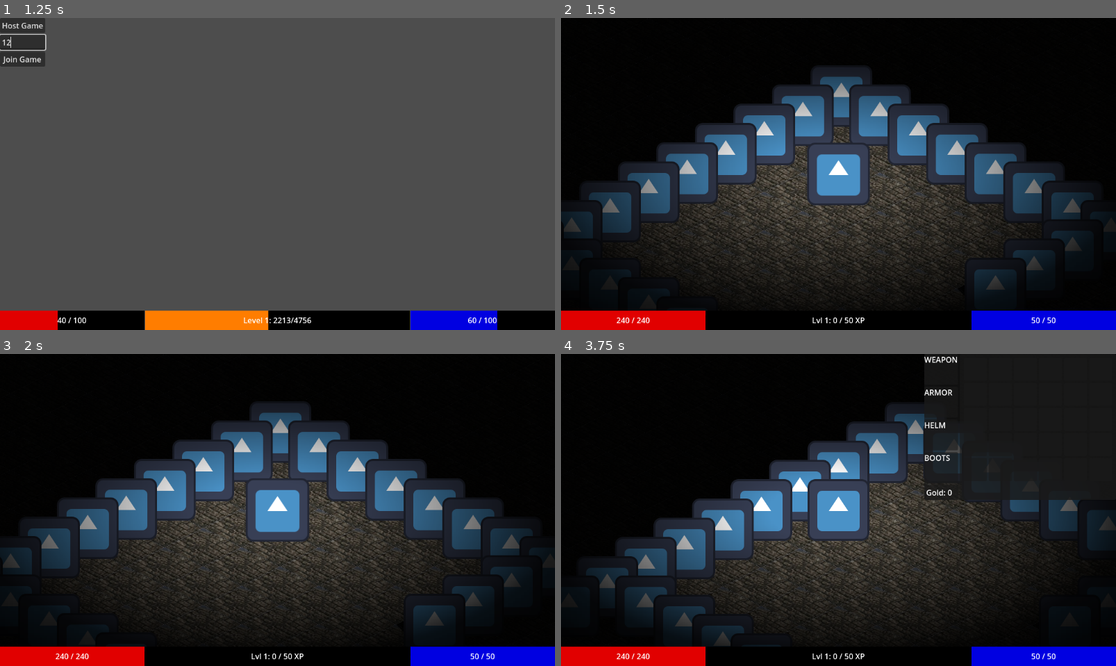
Above: before the commit, frames 1-4 (two rows, left to right).
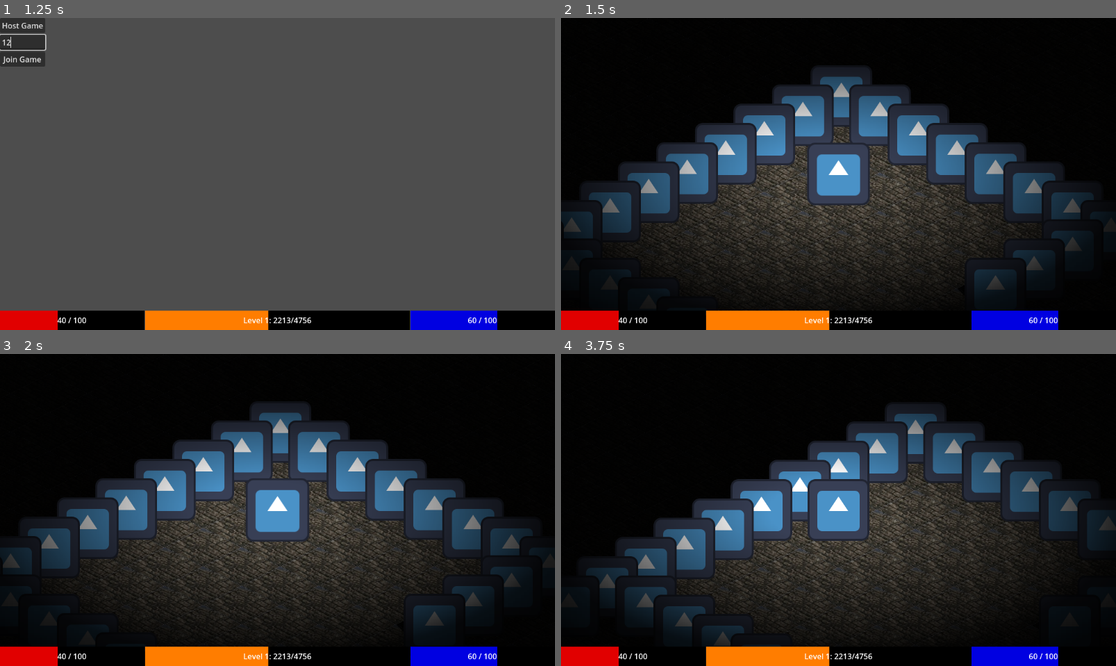
Above: after the commit, the same moments.

Repository: PietPadda/Godot_2D_ARPG
Game: Godot game, scene res://scenes/world/world.tscn
Same seed, same stepped clock (60 frames per second), same inputs: the game is played once before the commit and once after it. The engine's default icon, where the game draws it, is replaced by a stand-in: a white triangle on a blue panel in a dark square.
Inputs (mouse positions are in pixels of both pictures, inside the frame that each line leads up to):
- Up to frame 1 (1.25 s): click (22, 42) at 0.52 s; type "12" at 0.6 s
- Up to frame 2 (1.5 s): click "Host Game" at 1.25 s
- Up to frame 3 (2 s): no input
- Up to frame 4 (3.75 s): tap Enter at 2 s; move the mouse to (960, 494) at 2.02 s; tap E (interact) at 2.1 s; click (960, 494) at 2.17 s; tap F2 (debug_respawn_enemies) at 2.75, 3.5 s; move the mouse to (727, 525) at 2.77 s; click (727, 525) at 2.85 s; move the mouse to (894, 441) at 3.52 s; tap I (toggle_character_sheet) at 3.6 s; click (894, 441) at 3.67 s

Frame 1 is identical in both runs. In frame 2, 3.2% of the frame differs, in the area x 10-100%, y 93-100%; in frame 3, 3.2%; in frame 4, 6.2%, in the area x 10-100%, y 0-100%.
Error after the commit: Parse Error: Identifier "shop_paneiil" not declared in the current scope. (res://scripts/ui/hud.gd:72)

Commit message:
fix(ui): refactor shop panel to use layout system and redraw on open

Diff:
--- /dev/null
+++ b/data/items/armor/cape.tres
@@ -0,0 +1,25 @@
+[gd_resource type="Resource" script_class="ItemData" load_steps=6 format=3 uid="uid://dscdrp7glyvl0"]
+
+[ext_resource type="Script" uid="uid://dsidci2l4yr4r" path="res://data/items/item_data.gd" id="1_e5tyg"]
+[ext_resource type="Script" uid="uid://cw6u7dqyn8n7w" path="res://data/items/stat_modifier.gd" id="2_y8cgl"]
+[ext_resource type="Texture2D" uid="uid://d2yxq2tmke8fh" path="res://assets/items/armor/d1_cape.png" id="3_e5tyg"]
+
+[sub_resource type="Resource" id="Resource_44ecn"]
+script = ExtResource("2_y8cgl")
+stat = 3
+value = 10.0
+metadata/_custom_type_script = "uid://cw6u7dqyn8n7w"
+
+[sub_resource type="Resource" id="Resource_qn6wu"]
+script = ExtResource("2_y8cgl")
+stat = 4
+value = 10.0
+metadata/_custom_type_script = "uid://cw6u7dqyn8n7w"
+
+[resource]
+script = ExtResource("1_e5tyg")
+item_name = "Cape"
+texture = ExtResource("3_e5tyg")
+equipment_slot = 2
+stat_modifiers = Array[ExtResource("2_y8cgl")]([SubResource("Resource_44ecn"), SubResource("Resource_qn6wu")])
+metadata/_custom_type_script = "uid://dsidci2l4yr4r"
--- a/data/items/armor/cloak.tres
+++ b/data/items/armor/cloak.tres
@@ -7,13 +7,13 @@
 [sub_resource type="Resource" id="Resource_44ecn"]
 script = ExtResource("2_y74xf")
 stat = 3
-value = 25.0
+value = 15.0
 metadata/_custom_type_script = "uid://cw6u7dqyn8n7w"
 
 [sub_resource type="Resource" id="Resource_qn6wu"]
 script = ExtResource("2_y74xf")
 stat = 4
-value = 25.0
+value = 15.0
 metadata/_custom_type_script = "uid://cw6u7dqyn8n7w"
 
 [resource]
--- a/data/items/armor/leather_armor.tres
+++ b/data/items/armor/leather_armor.tres
@@ -7,13 +7,13 @@
 [sub_resource type="Resource" id="Resource_44ecn"]
 script = ExtResource("2_m2tec")
 stat = 3
-value = 40.0
+value = 30.0
 metadata/_custom_type_script = "uid://cw6u7dqyn8n7w"
 
 [sub_resource type="Resource" id="Resource_qn6wu"]
 script = ExtResource("2_m2tec")
 stat = 4
-value = 40.0
+value = 30.0
 metadata/_custom_type_script = "uid://cw6u7dqyn8n7w"
 
 [resource]
--- /dev/null
+++ b/data/items/armor/quilted_armor.tres
@@ -0,0 +1,25 @@
+[gd_resource type="Resource" script_class="ItemData" load_steps=6 format=3 uid="uid://dma713n42cocs"]
+
+[ext_resource type="Script" uid="uid://dsidci2l4yr4r" path="res://data/items/item_data.gd" id="1_gkh2m"]
+[ext_resource type="Script" uid="uid://cw6u7dqyn8n7w" path="res://data/items/stat_modifier.gd" id="2_uxfpl"]
+[ext_resource type="Texture2D" uid="uid://ds0uhmj1k2yo0" path="res://assets/items/armor/d1_quilted_armor.png" id="3_gkh2m"]
+
+[sub_resource type="Resource" id="Resource_44ecn"]
+script = ExtResource("2_uxfpl")
+stat = 3
+value = 25.0
+metadata/_custom_type_script = "uid://cw6u7dqyn8n7w"
+
+[sub_resource type="Resource" id="Resource_qn6wu"]
+script = ExtResource("2_uxfpl")
+stat = 4
+value = 25.0
+metadata/_custom_type_script = "uid://cw6u7dqyn8n7w"
+
+[resource]
+script = ExtResource("1_gkh2m")
+item_name = "Quilted Armor"
+texture = ExtResource("3_gkh2m")
+equipment_slot = 2
+stat_modifiers = Array[ExtResource("2_uxfpl")]([SubResource("Resource_44ecn"), SubResource("Resource_qn6wu")])
+metadata/_custom_type_script = "uid://dsidci2l4yr4r"
--- a/data/items/armor/rags.tres
+++ b/data/items/armor/rags.tres
@@ -7,13 +7,13 @@
 [sub_resource type="Resource" id="Resource_44ecn"]
 script = ExtResource("2_qe101")
 stat = 3
-value = 10.0
+value = 5.0
 metadata/_custom_type_script = "uid://cw6u7dqyn8n7w"
 
 [sub_resource type="Resource" id="Resource_qn6wu"]
 script = ExtResource("2_qe101")
 stat = 4
-value = 10.0
+value = 5.0
 metadata/_custom_type_script = "uid://cw6u7dqyn8n7w"
 
 [resource]
--- /dev/null
+++ b/data/items/armor/robe.tres
@@ -0,0 +1,25 @@
+[gd_resource type="Resource" script_class="ItemData" load_steps=6 format=3 uid="uid://ppbatjcyotcx"]
+
+[ext_resource type="Script" uid="uid://dsidci2l4yr4r" path="res://data/items/item_data.gd" id="1_2b0gu"]
+[ext_resource type="Script" uid="uid://cw6u7dqyn8n7w" path="res://data/items/stat_modifier.gd" id="2_8h4jk"]
+[ext_resource type="Texture2D" uid="uid://cd5y2cdyicgmy" path="res://assets/items/armor/d1_robe.png" id="3_2b0gu"]
+
+[sub_resource type="Resource" id="Resource_44ecn"]
+script = ExtResource("2_8h4jk")
+stat = 3
+value = 20.0
+metadata/_custom_type_script = "uid://cw6u7dqyn8n7w"
+
+[sub_resource type="Resource" id="Resource_qn6wu"]
+script = ExtResource("2_8h4jk")
+stat = 4
+value = 20.0
+metadata/_custom_type_script = "uid://cw6u7dqyn8n7w"
+
+[resource]
+script = ExtResource("1_2b0gu")
+item_name = "Robe"
+texture = ExtResource("3_2b0gu")
+equipment_slot = 2
+stat_modifiers = Array[ExtResource("2_8h4jk")]([SubResource("Resource_44ecn"), SubResource("Resource_qn6wu")])
+metadata/_custom_type_script = "uid://dsidci2l4yr4r"
--- a/data/items/boots/chain_boots.tres
+++ b/data/items/boots/chain_boots.tres
@@ -2,12 +2,12 @@
 
 [ext_resource type="Script" uid="uid://dsidci2l4yr4r" path="res://data/items/item_data.gd" id="1_drt5l"]
 [ext_resource type="Script" uid="uid://cw6u7dqyn8n7w" path="res://data/items/stat_modifier.gd" id="2_6iucp"]
-[ext_resource type="Texture2D" uid="uid://d4j6872ku8fon" path="res://assets/items/boots/d2_chain_boots.png" id="3_drt5l"]
+[ext_resource type="Texture2D" uid="uid://dhumdxaqnh61l" path="res://assets/items/boots/d2_greaves.png" id="3_drt5l"]
 
 [sub_resource type="Resource" id="Resource_6o8e6"]
 script = ExtResource("2_6iucp")
 stat = 2
-value = 150.0
+value = 250.0
 metadata/_custom_type_script = "uid://cw6u7dqyn8n7w"
 
 [sub_resource type="Resource" id="Resource_rrjcu"]
@@ -18,7 +18,7 @@
 
 [resource]
 script = ExtResource("1_drt5l")
-item_name = "Chain Boots"
+item_name = "Greaves"
 texture = ExtResource("3_drt5l")
 equipment_slot = 4
 stat_modifiers = Array[ExtResource("2_6iucp")]([SubResource("Resource_6o8e6"), SubResource("Resource_rrjcu")])
--- /dev/null
+++ b/data/items/boots/greaves.tres
@@ -0,0 +1,25 @@
+[gd_resource type="Resource" script_class="ItemData" load_steps=6 format=3 uid="uid://bi4j7t2xr6n1b"]
+
+[ext_resource type="Script" uid="uid://dsidci2l4yr4r" path="res://data/items/item_data.gd" id="1_k15mg"]
+[ext_resource type="Script" uid="uid://cw6u7dqyn8n7w" path="res://data/items/stat_modifier.gd" id="2_1i5m0"]
+[ext_resource type="Texture2D" uid="uid://d4j6872ku8fon" path="res://assets/items/boots/d2_chain_boots.png" id="3_1i7dh"]
+
+[sub_resource type="Resource" id="Resource_6o8e6"]
+script = ExtResource("2_1i5m0")
+stat = 2
+value = 150.0
+metadata/_custom_type_script = "uid://cw6u7dqyn8n7w"
+
+[sub_resource type="Resource" id="Resource_rrjcu"]
+script = ExtResource("2_1i5m0")
+stat = 3
+value = 30.0
+metadata/_custom_type_script = "uid://cw6u7dqyn8n7w"
+
+[resource]
+script = ExtResource("1_k15mg")
+item_name = "Chain Boots"
+texture = ExtResource("3_1i7dh")
+equipment_slot = 4
+stat_modifiers = Array[ExtResource("2_1i5m0")]([SubResource("Resource_6o8e6"), SubResource("Resource_rrjcu")])
+metadata/_custom_type_script = "uid://dsidci2l4yr4r"
--- a/data/items/boots/heavy_boots.tres
+++ b/data/items/boots/heavy_boots.tres
@@ -13,7 +13,7 @@
 [sub_resource type="Resource" id="Resource_rrjcu"]
 script = ExtResource("2_dmad4")
 stat = 3
-value = 25.0
+value = 20.0
 metadata/_custom_type_script = "uid://cw6u7dqyn8n7w"
 
 [resource]
--- /dev/null
+++ b/data/items/boots/light_plated_boots.tres
@@ -0,0 +1,25 @@
+[gd_resource type="Resource" script_class="ItemData" load_steps=6 format=3 uid="uid://ba2ghrmgrg1u4"]
+
+[ext_resource type="Script" uid="uid://dsidci2l4yr4r" path="res://data/items/item_data.gd" id="1_fd1p6"]
+[ext_resource type="Script" uid="uid://cw6u7dqyn8n7w" path="res://data/items/stat_modifier.gd" id="2_al3td"]
+[ext_resource type="Texture2D" uid="uid://d4j6872ku8fon" path="res://assets/items/boots/d2_chain_boots.png" id="3_ltiea"]
+
+[sub_resource type="Resource" id="Resource_6o8e6"]
+script = ExtResource("2_al3td")
+stat = 2
+value = 150.0
+metadata/_custom_type_script = "uid://cw6u7dqyn8n7w"
+
+[sub_resource type="Resource" id="Resource_rrjcu"]
+script = ExtResource("2_al3td")
+stat = 3
+value = 30.0
+metadata/_custom_type_script = "uid://cw6u7dqyn8n7w"
+
+[resource]
+script = ExtResource("1_fd1p6")
+item_name = "Chain Boots"
+texture = ExtResource("3_ltiea")
+equipment_slot = 4
+stat_modifiers = Array[ExtResource("2_al3td")]([SubResource("Resource_6o8e6"), SubResource("Resource_rrjcu")])
+metadata/_custom_type_script = "uid://dsidci2l4yr4r"
--- /dev/null
+++ b/data/items/helm/full_helm.tres
@@ -0,0 +1,25 @@
+[gd_resource type="Resource" script_class="ItemData" load_steps=6 format=3 uid="uid://b6chkvcudo8im"]
+
+[ext_resource type="Script" uid="uid://dsidci2l4yr4r" path="res://data/items/item_data.gd" id="1_84il1"]
+[ext_resource type="Script" uid="uid://cw6u7dqyn8n7w" path="res://data/items/stat_modifier.gd" id="2_ch0l3"]
+[ext_resource type="Texture2D" uid="uid://ba3m014e8fxxx" path="res://assets/items/helms/d1_full_helm.png" id="3_84il1"]
+
+[sub_resource type="Resource" id="Resource_fsek8"]
+script = ExtResource("2_ch0l3")
+stat = 3
+value = 40.0
+metadata/_custom_type_script = "uid://cw6u7dqyn8n7w"
+
+[sub_resource type="Resource" id="Resource_v6o08"]
+script = ExtResource("2_ch0l3")
+stat = 4
+value = 40.0
+metadata/_custom_type_script = "uid://cw6u7dqyn8n7w"
+
+[resource]
+script = ExtResource("1_84il1")
+item_name = "Full Helm"
+texture = ExtResource("3_84il1")
+equipment_slot = 3
+stat_modifiers = Array[ExtResource("2_ch0l3")]([SubResource("Resource_fsek8"), SubResource("Resource_v6o08")])
+metadata/_custom_type_script = "uid://dsidci2l4yr4r"
--- a/data/items/helm/helm.tres
+++ b/data/items/helm/helm.tres
@@ -7,13 +7,13 @@
 [sub_resource type="Resource" id="Resource_fsek8"]
 script = ExtResource("2_6jr3g")
 stat = 3
-value = 40.0
+value = 30.0
 metadata/_custom_type_script = "uid://cw6u7dqyn8n7w"
 
 [sub_resource type="Resource" id="Resource_v6o08"]
 script = ExtResource("2_6jr3g")
 stat = 4
-value = 40.0
+value = 30.0
 metadata/_custom_type_script = "uid://cw6u7dqyn8n7w"
 
 [resource]
--- a/data/items/helm/skull_cap.tres
+++ b/data/items/helm/skull_cap.tres
@@ -7,13 +7,13 @@
 [sub_resource type="Resource" id="Resource_fsek8"]
 script = ExtResource("2_jjvj1")
 stat = 3
-value = 25.0
+value = 20.0
 metadata/_custom_type_script = "uid://cw6u7dqyn8n7w"
 
 [sub_resource type="Resource" id="Resource_v6o08"]
 script = ExtResource("2_jjvj1")
 stat = 4
-value = 25.0
+value = 20.0
 metadata/_custom_type_script = "uid://cw6u7dqyn8n7w"
 
 [resource]
--- /dev/null
+++ b/data/items/weapon/blade.tres
@@ -0,0 +1,18 @@
+[gd_resource type="Resource" script_class="ItemData" load_steps=5 format=3 uid="uid://c6n5qsxjy8fxa"]
+
+[ext_resource type="Script" uid="uid://dsidci2l4yr4r" path="res://data/items/item_data.gd" id="1_747kh"]
+[ext_resource type="Script" uid="uid://cw6u7dqyn8n7w" path="res://data/items/stat_modifier.gd" id="2_obewj"]
+[ext_resource type="Texture2D" uid="uid://bdexhar6ltbs3" path="res://assets/items/weapons/d1_blade.png" id="3_747kh"]
+
+[sub_resource type="Resource" id="Resource_oicgm"]
+script = ExtResource("2_obewj")
+value = 25.0
+metadata/_custom_type_script = "uid://cw6u7dqyn8n7w"
+
+[resource]
+script = ExtResource("1_747kh")
+item_name = "Blade"
+texture = ExtResource("3_747kh")
+equipment_slot = 1
+stat_modifiers = Array[ExtResource("2_obewj")]([SubResource("Resource_oicgm")])
+metadata/_custom_type_script = "uid://dsidci2l4yr4r"
--- /dev/null
+++ b/data/items/weapon/dagger.tres
@@ -0,0 +1,18 @@
+[gd_resource type="Resource" script_class="ItemData" load_steps=5 format=3 uid="uid://d3xy6ww1t30sv"]
+
+[ext_resource type="Script" uid="uid://dsidci2l4yr4r" path="res://data/items/item_data.gd" id="1_cqll7"]
+[ext_resource type="Script" uid="uid://cw6u7dqyn8n7w" path="res://data/items/stat_modifier.gd" id="2_hvqgf"]
+[ext_resource type="Texture2D" uid="uid://cvg3853bpjadi" path="res://assets/items/weapons/d1_dagger.png" id="3_cqll7"]
+
+[sub_resource type="Resource" id="Resource_oicgm"]
+script = ExtResource("2_hvqgf")
+value = 5.0
+metadata/_custom_type_script = "uid://cw6u7dqyn8n7w"
+
+[resource]
+script = ExtResource("1_cqll7")
+item_name = "Dagger"
+texture = ExtResource("3_cqll7")
+equipment_slot = 1
+stat_modifiers = Array[ExtResource("2_hvqgf")]([SubResource("Resource_oicgm")])
+metadata/_custom_type_script = "uid://dsidci2l4yr4r"
--- a/data/items/weapon/sabre.tres
+++ b/data/items/weapon/sabre.tres
@@ -6,7 +6,7 @@
 
 [sub_resource type="Resource" id="Resource_oicgm"]
 script = ExtResource("2_6ek4s")
-value = 20.0
+value = 15.0
 metadata/_custom_type_script = "uid://cw6u7dqyn8n7w"
 
 [resource]
--- /dev/null
+++ b/data/items/weapon/scimitar.tres
@@ -0,0 +1,18 @@
+[gd_resource type="Resource" script_class="ItemData" load_steps=5 format=3 uid="uid://cn3bqbnrw4020"]
+
+[ext_resource type="Script" uid="uid://dsidci2l4yr4r" path="res://data/items/item_data.gd" id="1_6gn1m"]
+[ext_resource type="Script" uid="uid://cw6u7dqyn8n7w" path="res://data/items/stat_modifier.gd" id="2_giosi"]
+[ext_resource type="Texture2D" uid="uid://bo6b1pdq4f17x" path="res://assets/items/weapons/d1_scimitar.png" id="3_6gn1m"]
+
+[sub_resource type="Resource" id="Resource_oicgm"]
+script = ExtResource("2_giosi")
+value = 20.0
+metadata/_custom_type_script = "uid://cw6u7dqyn8n7w"
+
+[resource]
+script = ExtResource("1_6gn1m")
+item_name = "Scimitar"
+texture = ExtResource("3_6gn1m")
+equipment_slot = 1
+stat_modifiers = Array[ExtResource("2_giosi")]([SubResource("Resource_oicgm")])
+metadata/_custom_type_script = "uid://dsidci2l4yr4r"
--- a/data/loot/skeleton_loot_table.tres
+++ b/data/loot/skeleton_loot_table.tres
@@ -1,24 +1,39 @@
-[gd_resource type="Resource" script_class="LootTableData" load_steps=29 format=3 uid="uid://d053rkg5v7tfo"]
+[gd_resource type="Resource" script_class="LootTableData" load_steps=47 format=3 uid="uid://d053rkg5v7tfo"]
 
 [ext_resource type="Script" uid="uid://c0qclo6ny1cit" path="res://data/loot/loot_table_entry.gd" id="1_4iswm"]
 [ext_resource type="Script" uid="uid://dgdblf7kbblhl" path="res://data/loot/loot_table_data.gd" id="1_igltk"]
 [ext_resource type="Resource" uid="uid://bllc505jsueh7" path="res://data/items/weapon/short_sword.tres" id="3_0axwc"]
+[ext_resource type="Resource" uid="uid://d3xy6ww1t30sv" path="res://data/items/weapon/dagger.tres" id="3_k2heu"]
 [ext_resource type="Resource" uid="uid://b5mcomwyg7q84" path="res://data/items/currency/gold_coin.tres" id="3_wx3no"]
 [ext_resource type="Resource" uid="uid://pq4mhady4dpq" path="res://data/items/armor/cloak.tres" id="4_0axwc"]
 [ext_resource type="Resource" uid="uid://0bafpmpmp1bt" path="res://data/items/weapon/sabre.tres" id="4_yav3v"]
 [ext_resource type="Resource" uid="uid://gvgdx6yv2ili" path="res://data/items/boots/leather_boots.tres" id="5_afp8o"]
 [ext_resource type="Resource" uid="uid://brtm4jr74ch7j" path="res://data/items/weapon/falchion.tres" id="5_jfhn3"]
 [ext_resource type="Resource" uid="uid://bgqro0j5mqo6v" path="res://data/items/helm/leather_cap.tres" id="6_f2clq"]
+[ext_resource type="Resource" uid="uid://cn3bqbnrw4020" path="res://data/items/weapon/scimitar.tres" id="6_xo6ku"]
 [ext_resource type="Resource" uid="uid://x0jg5yxskpcb" path="res://data/items/armor/rags.tres" id="7_n8pv8"]
+[ext_resource type="Resource" uid="uid://dscdrp7glyvl0" path="res://data/items/armor/cape.tres" id="7_pmcgn"]
+[ext_resource type="Resource" uid="uid://c6n5qsxjy8fxa" path="res://data/items/weapon/blade.tres" id="7_txstd"]
 [ext_resource type="Resource" uid="uid://0ff25mmdfv2h" path="res://data/items/armor/leather_armor.tres" id="8_eaon8"]
+[ext_resource type="Resource" uid="uid://ppbatjcyotcx" path="res://data/items/armor/robe.tres" id="9_00qi0"]
+[ext_resource type="Resource" uid="uid://dma713n42cocs" path="res://data/items/armor/quilted_armor.tres" id="10_bgbg3"]
 [ext_resource type="Resource" uid="uid://b35a78foi5r2d" path="res://data/items/helm/skull_cap.tres" id="11_bi278"]
 [ext_resource type="Resource" uid="uid://bylnnmiqn5qe6" path="res://data/items/helm/helm.tres" id="12_pmcgn"]
 [ext_resource type="Resource" uid="uid://bnhpijl1lms8m" path="res://data/items/boots/heavy_boots.tres" id="13_n8pv8"]
 [ext_resource type="Resource" uid="uid://dfj7utvjr3t2v" path="res://data/items/boots/chain_boots.tres" id="14_eaon8"]
+[ext_resource type="Resource" uid="uid://b6chkvcudo8im" path="res://data/items/helm/full_helm.tres" id="18_r1vms"]
+[ext_resource type="Resource" uid="uid://ba2ghrmgrg1u4" path="res://data/items/boots/light_plated_boots.tres" id="21_txstd"]
+[ext_resource type="Resource" uid="uid://bi4j7t2xr6n1b" path="res://data/items/boots/greaves.tres" id="22_r1vms"]
 
 [sub_resource type="Resource" id="Resource_f2clq"]
 script = ExtResource("1_4iswm")
 item = ExtResource("3_wx3no")
+weight = 48.0
+metadata/_custom_type_script = "uid://c0qclo6ny1cit"
+
+[sub_resource type="Resource" id="Resource_fp8ml"]
+script = ExtResource("1_4iswm")
+item = ExtResource("3_k2heu")
 weight = 12.0
 metadata/_custom_type_script = "uid://c0qclo6ny1cit"
 
@@ -31,6 +46,18 @@
 [sub_resource type="Resource" id="Resource_00qi0"]
 script = ExtResource("1_4iswm")
 item = ExtResource("4_yav3v")
+weight = 4.0
+metadata/_custom_type_script = "uid://c0qclo6ny1cit"
+
+[sub_resource type="Resource" id="Resource_7htsf"]
+script = ExtResource("1_4iswm")
+item = ExtResource("6_xo6ku")
+weight = 3.0
+metadata/_custom_type_script = "uid://c0qclo6ny1cit"
+
+[sub_resource type="Resource" id="Resource_jxrp6"]
+script = ExtResource("1_4iswm")
+item = ExtResource("7_txstd")
 weight = 2.0
 metadata/_custom_type_script = "uid://c0qclo6ny1cit"
 
@@ -42,12 +69,30 @@
 [sub_resource type="Resource" id="Resource_k2heu"]
 script = ExtResource("1_4iswm")
 item = ExtResource("7_n8pv8")
+weight = 12.0
+metadata/_custom_type_script = "uid://c0qclo6ny1cit"
+
+[sub_resource type="Resource" id="Resource_swrgc"]
+script = ExtResource("1_4iswm")
+item = ExtResource("7_pmcgn")
 weight = 6.0
 metadata/_custom_type_script = "uid://c0qclo6ny1cit"
 
 [sub_resource type="Resource" id="Resource_0axwc"]
 script = ExtResource("1_4iswm")
 item = ExtResource("4_0axwc")
+weight = 4.0
+metadata/_custom_type_script = "uid://c0qclo6ny1cit"
+
+[sub_resource type="Resource" id="Resource_dabiv"]
+script = ExtResource("1_4iswm")
+item = ExtResource("9_00qi0")
+weight = 3.0
+metadata/_custom_type_script = "uid://c0qclo6ny1cit"
+
+[sub_resource type="Resource" id="Resource_j2d6r"]
+script = ExtResource("1_4iswm")
+item = ExtResource("10_bgbg3")
 weight = 2.0
 metadata/_custom_type_script = "uid://c0qclo6ny1cit"
 
@@ -59,38 +104,56 @@
 [sub_resource type="Resource" id="Resource_vc5wq"]
 script = ExtResource("1_4iswm")
 item = ExtResource("6_f2clq")
-weight = 6.0
+weight = 12.0
 metadata/_custom_type_script = "uid://c0qclo6ny1cit"
 
 [sub_resource type="Resource" id="Resource_txstd"]
 script = ExtResource("1_4iswm")
 item = ExtResource("11_bi278")
-weight = 2.0
+weight = 4.0
 metadata/_custom_type_script = "uid://c0qclo6ny1cit"
 
 [sub_resource type="Resource" id="Resource_r1vms"]
 script = ExtResource("1_4iswm")
 item = ExtResource("12_pmcgn")
+weight = 2.0
+metadata/_custom_type_script = "uid://c0qclo6ny1cit"
+
+[sub_resource type="Resource" id="Resource_uyuvx"]
+script = ExtResource("1_4iswm")
+item = ExtResource("18_r1vms")
 metadata/_custom_type_script = "uid://c0qclo6ny1cit"
 
 [sub_resource type="Resource" id="Resource_wom0h"]
 script = ExtResource("1_4iswm")
 item = ExtResource("5_afp8o")
-weight = 6.0
+weight = 12.0
 metadata/_custom_type_script = "uid://c0qclo6ny1cit"
 
 [sub_resource type="Resource" id="Resource_bi278"]
 script = ExtResource("1_4iswm")
 item = ExtResource("13_n8pv8")
-weight = 2.0
+weight = 4.0
 metadata/_custom_type_script = "uid://c0qclo6ny1cit"
 
 [sub_resource type="Resource" id="Resource_pmcgn"]
 script = ExtResource("1_4iswm")
 item = ExtResource("14_eaon8")
+weight = 3.0
+metadata/_custom_type_script = "uid://c0qclo6ny1cit"
+
+[sub_resource type="Resource" id="Resource_u8g1e"]
+script = ExtResource("1_4iswm")
+item = ExtResource("21_txstd")
+weight = 2.0
+metadata/_custom_type_script = "uid://c0qclo6ny1cit"
+
+[sub_resource type="Resource" id="Resource_75tqb"]
+script = ExtResource("1_4iswm")
+item = ExtResource("22_r1vms")
 metadata/_custom_type_script = "uid://c0qclo6ny1cit"
 
 [resource]
 script = ExtResource("1_igltk")
-drops = Array[ExtResource("1_4iswm")]([SubResource("Resource_f2clq"), SubResource("Resource_afp8o"), SubResource("Resource_00qi0"), SubResource("Resource_bgbg3"), SubResource("Resource_k2heu"), SubResource("Resource_0axwc"), SubResource("Resource_xo6ku"), SubResource("Resource_vc5wq"), SubResource("Resource_txstd"), SubResource("Resource_r1vms"), SubResource("Resource_wom0h"), SubResource("Resource_bi278"), SubResource("Resource_pmcgn")])
+drops = Array[ExtResource("1_4iswm")]([SubResource("Resource_f2clq"), SubResource("Resource_fp8ml"), SubResource("Resource_afp8o"), SubResource("Resource_00qi0"), SubResource("Resource_7htsf"), SubResource("Resource_jxrp6"), SubResource("Resource_bgbg3"), SubResource("Resource_k2heu"), SubResource("Resource_swrgc"), SubResource("Resource_0axwc"), SubResource("Resource_dabiv"), SubResource("Resource_j2d6r"), SubResource("Resource_xo6ku"), SubResource("Resource_vc5wq"), SubResource("Resource_txstd"), SubResource("Resource_r1vms"), SubResource("Resource_uyuvx"), SubResource("Resource_wom0h"), SubResource("Resource_bi278"), SubResource("Resource_pmcgn"), SubResource("Resource_u8g1e"), SubResource("Resource_75tqb")])
 metadata/_custom_type_script = "uid://dgdblf7kbblhl"
--- a/scenes/ui/HUD.tscn
+++ b/scenes/ui/HUD.tscn
@@ -107,3 +107,14 @@
 
 [node name="ShopPanel" parent="." instance=ExtResource("3_ig75s")]
 visible = false
+anchors_preset = 8
+anchor_left = 0.5
+anchor_top = 0.5
+anchor_right = 0.5
+anchor_bottom = 0.5
+offset_left = -27.0
+offset_top = -52.5
+offset_right = 27.0
+offset_bottom = 52.5
+grow_horizontal = 2
+grow_vertical = 2
--- a/scripts/ui/hud.gd
+++ b/scripts/ui/hud.gd
@@ -68,6 +68,8 @@
 
 	# Update the game state based on the new visibility.
 	if shop_panel.visible:
+		# If we're opening the panel, tell it to redraw its contents.
+		shop_paneiil.redraw()
 		EventBus.change_game_state(EventBus.GameState.UI_MODE)
 	else:
 		EventBus.change_game_state(EventBus.GameState.GAMEPLAY)
--- a/scripts/ui/shop_panel.gd
+++ b/scripts/ui/shop_panel.gd
@@ -14,9 +14,7 @@
 # --- Godot Lifecycle ---
 # When the panel is created and ready, it immediately takes control.
 func _ready() -> void:
-	# Explicitly center the panel to ensure it's always visible.
-	var viewport_size = get_viewport_rect().size
-	self.position = (viewport_size - self.size) / 2.0
+	pass
 
 # --- Public API ---
 func initialize(inv_comp: InventoryComponent, stats_comp: StatsComponent):
